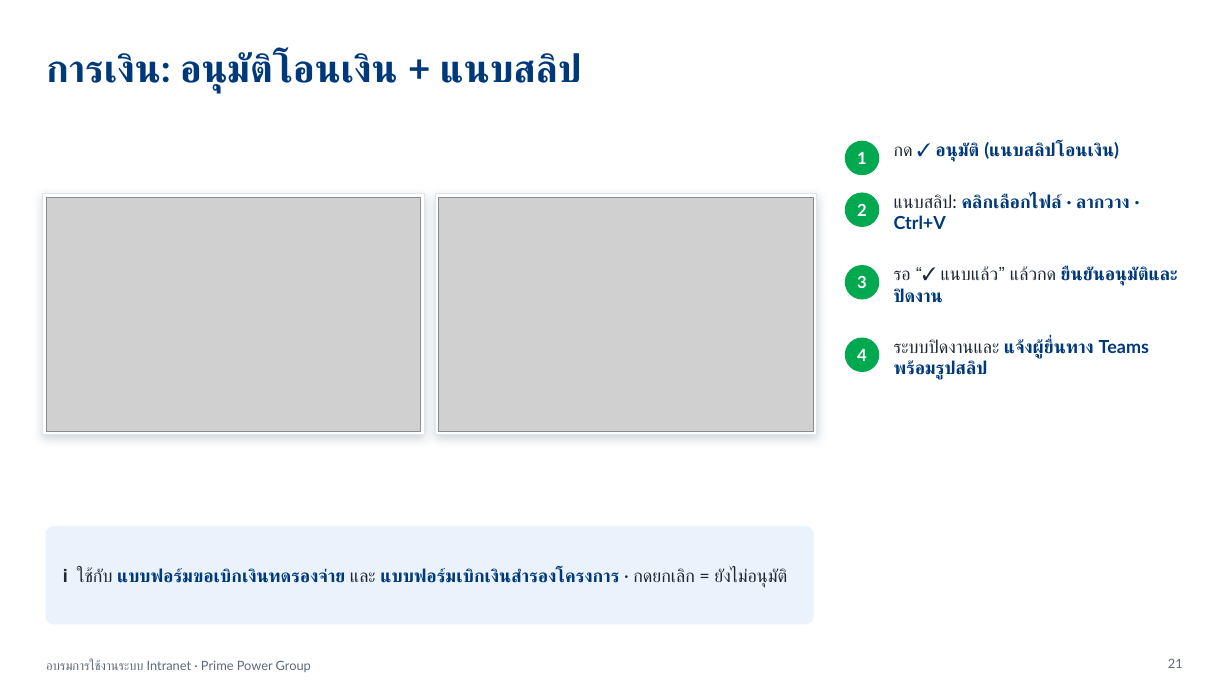
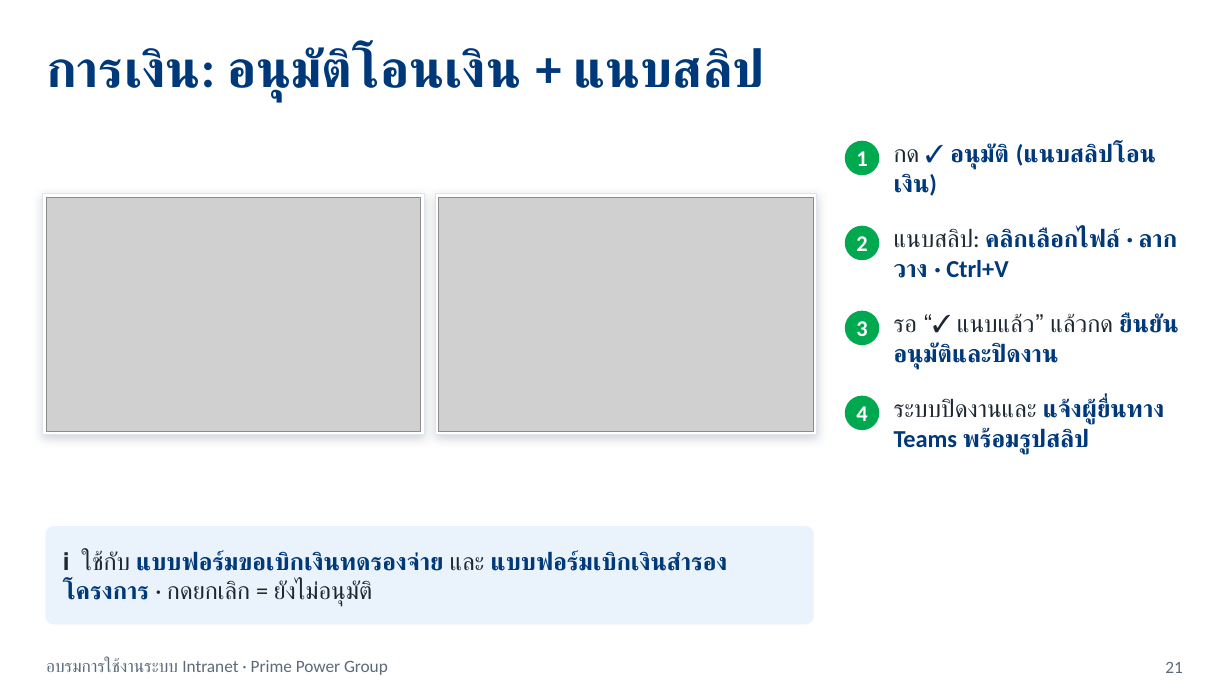
Before and after one commit to PPG2014/prime-power-intranet, a slide deck: slide 21 of manual/Intranet-Training-v1.0.pptx. Drawn at 1232x693 pixels with LibreOffice and Linux fonts; fonts in the diff are those of the drawing; grey boxes stand for pictures; background and template pictures are left out. Boxes give left, top, right and bottom in pixels: in the first picture for what was removed or moved away, otherwise in the second. Text is boxed around its words. In the diff, an @@ line names an element or a change of style, - is before the commit and + after.

```diff
--- a/manual/Intranet-Training-v1.0.pptx
+++ b/manual/Intranet-Training-v1.0.pptx
@@ title "การเงิน: อนุมัติโอนเงิน + แนบสลิป" at [46, 47, 765, 101]: size 30 to 40.5 pt, font Lato to Calibri @@
@@ text "2": place and size @@
-text "2" at [857, 204, 867, 216]
+text "2" at [856, 236, 867, 251]
@@ ellipse: place and size @@
-ellipse at [846, 193, 879, 226]
+ellipse at [846, 226, 879, 260]
@@ text "แนบสลิป: คลิกเลือกไฟล์ · ลากวาง · ...": place and size @@
-text "แนบสลิป: คลิกเลือกไฟล์ · ลากวาง · ..." at [894, 194, 1130, 229]
+text "แนบสลิป: คลิกเลือกไฟล์ · ลากวาง · ..." at [894, 228, 1120, 277]
@@ text "3": place and size @@
-text "3" at [857, 276, 867, 288]
+text "3" at [856, 321, 867, 336]
@@ ellipse: place and size @@
-ellipse at [846, 266, 879, 299]
+ellipse at [846, 311, 879, 345]
@@ text "รอ “✓ แนบแล้ว” แล้วกด ยืนยันอนุมัติและปิดงาน": place and size @@
-text "รอ “✓ แนบแล้ว” แล้วกด ยืนยันอนุมัติและปิดงาน" at [894, 267, 1178, 303]
+text "รอ “✓ แนบแล้ว” แล้วกด ยืนยันอนุมัติและปิดงาน" at [894, 313, 1159, 363]
@@ size 13 to 17.5 pt, font Lato to Calibri in 4 elements at [856, 151, 867, 166], [856, 236, 867, 251], [856, 321, 867, 336], [856, 406, 867, 421] @@
@@ text "4": place and size @@
-text "4" at [857, 349, 867, 361]
+text "4" at [856, 406, 867, 421]
@@ ellipse: place and size @@
-ellipse at [846, 338, 879, 372]
+ellipse at [846, 396, 879, 430]
@@ size 14 to 19 pt, font Lato to Calibri in 5 elements at [63, 550, 728, 607], [894, 143, 1156, 196], [894, 228, 1120, 277], [894, 313, 1159, 363], [894, 398, 1164, 454] @@
@@ text "ระบบปิดงานและ แจ้งผู้ยื่นทาง Teams พร้อมรูปสลิป": place and size @@
-text "ระบบปิดงานและ แจ้งผู้ยื่นทาง Teams พร้อมรูปสลิป" at [894, 339, 1149, 380]
+text "ระบบปิดงานและ แจ้งผู้ยื่นทาง Teams พร้อมรูปสลิป" at [894, 398, 1164, 454]
@@ text "อบรมการใช้งานระบบ Intranet · Prime Power ..." at [46, 659, 388, 675]: size 10 to 13.5 pt, font Lato to Calibri @@
@@ page number at [1165, 662, 1182, 673]: size 10 to 13.5 pt, font Lato to Calibri @@
```
Also in this commit, not shown: 34 other slides changed.
